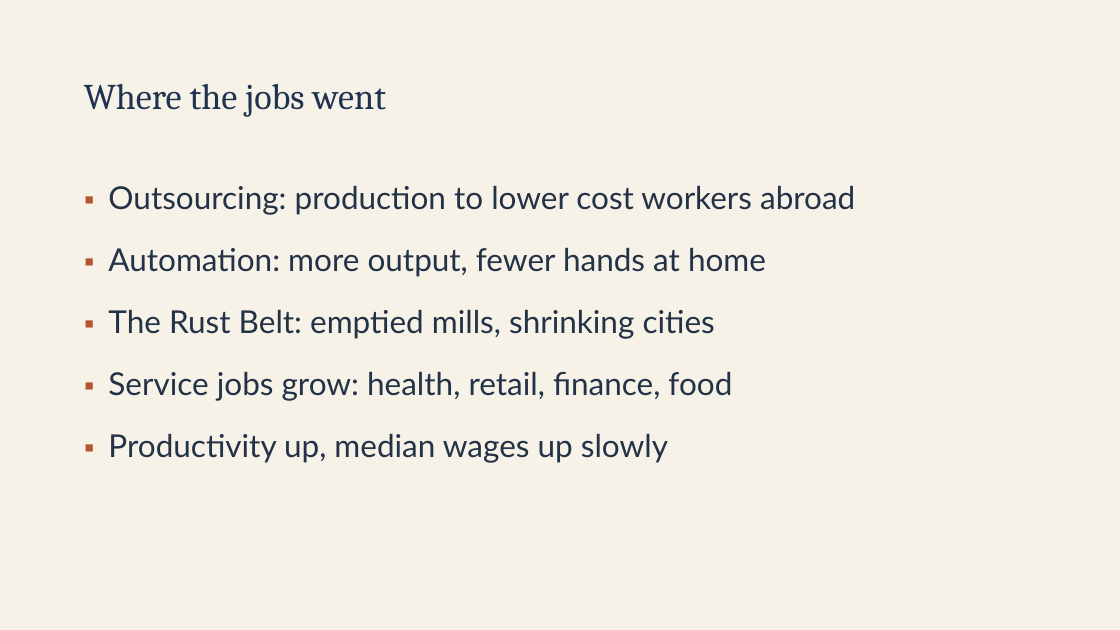
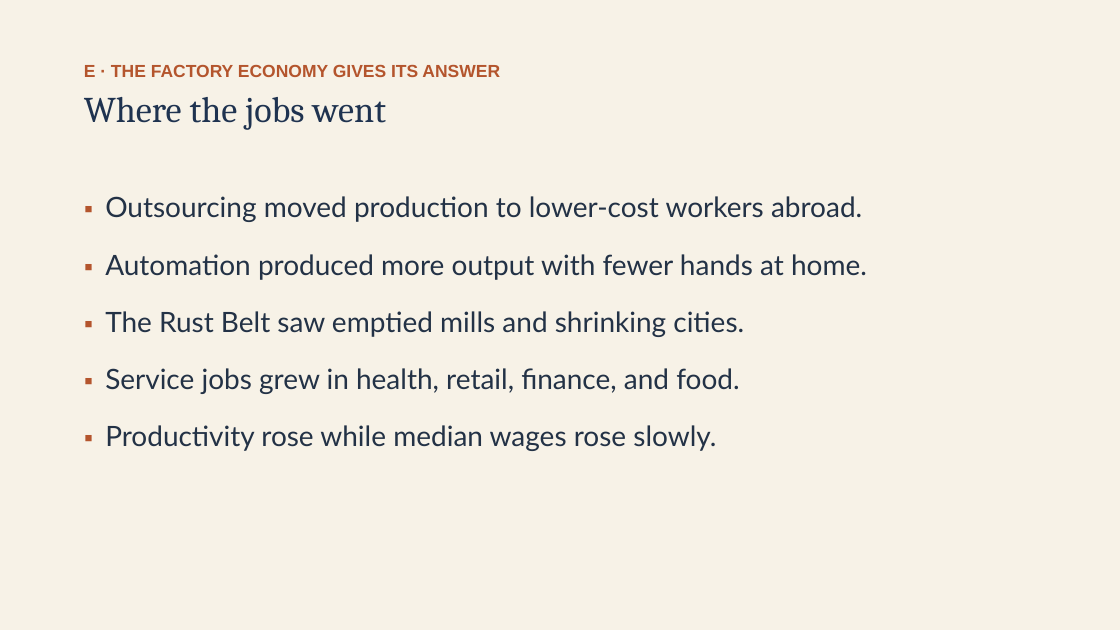
Before and after one commit to ab17gthb/humanities-curriculum-group, a slide deck: slide 16 of modern-america/lesson-03/lesson-03-slides.pptx. Drawn at 1120x630 pixels with LibreOffice and Linux fonts; fonts in the diff are those of the drawing. Boxes give left, top, right and bottom in pixels: in the first picture for what was removed or moved away, otherwise in the second. Text is boxed around its words. In the diff, an @@ line names an element or a change of style, - is before the commit and + after.

```diff
--- a/modern-america/lesson-03/lesson-03-slides.pptx
+++ b/modern-america/lesson-03/lesson-03-slides.pptx
@@ text "Where the jobs went" moved from (x1=84, y1=84, x2=386, y2=117) to (x1=84, y1=97, x2=386, y2=130) @@
@@ text added at (x1=84, y1=65, x2=500, y2=77), 15 pt, text #B4552D, bold @@
+E · THE FACTORY ECONOMY GIVES ITS ANSWER
@@ text at (x1=105, y1=196, x2=867, y2=451): text changed; size 27 to 24 pt @@
-▪ Outsourcing: production to lower cost workers abroad
-▪ Automation: more output, fewer hands at home
-▪ The Rust Belt: emptied mills, shrinking cities
-▪ Service jobs grow: health, retail, finance, food
-▪ Productivity up, median wages up slowly
+▪ Outsourcing moved production to lower-cost workers abroad.
+▪ Automation produced more output with fewer hands at home.
+▪ The Rust Belt saw emptied mills and shrinking cities.
+▪ Service jobs grew in health, retail, finance, and food.
+▪ Productivity rose while median wages rose slowly.
```
Also in this commit, not shown: 8 other slides changed, 6 other files.
